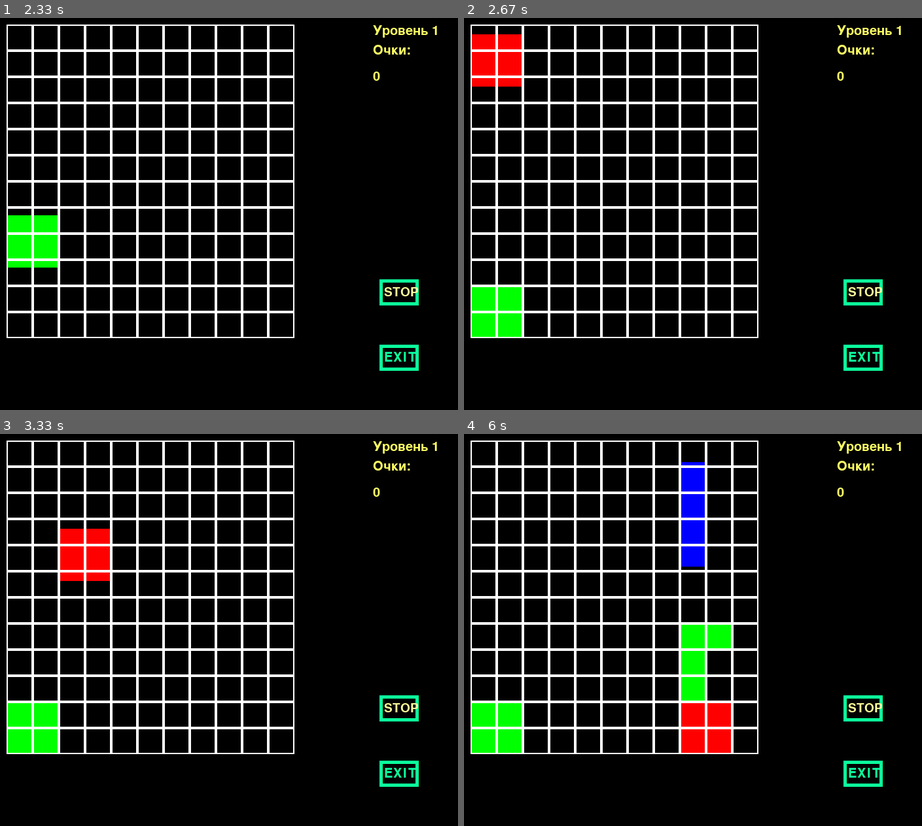
Above: before the commit, frames 1-4 (two rows, left to right).
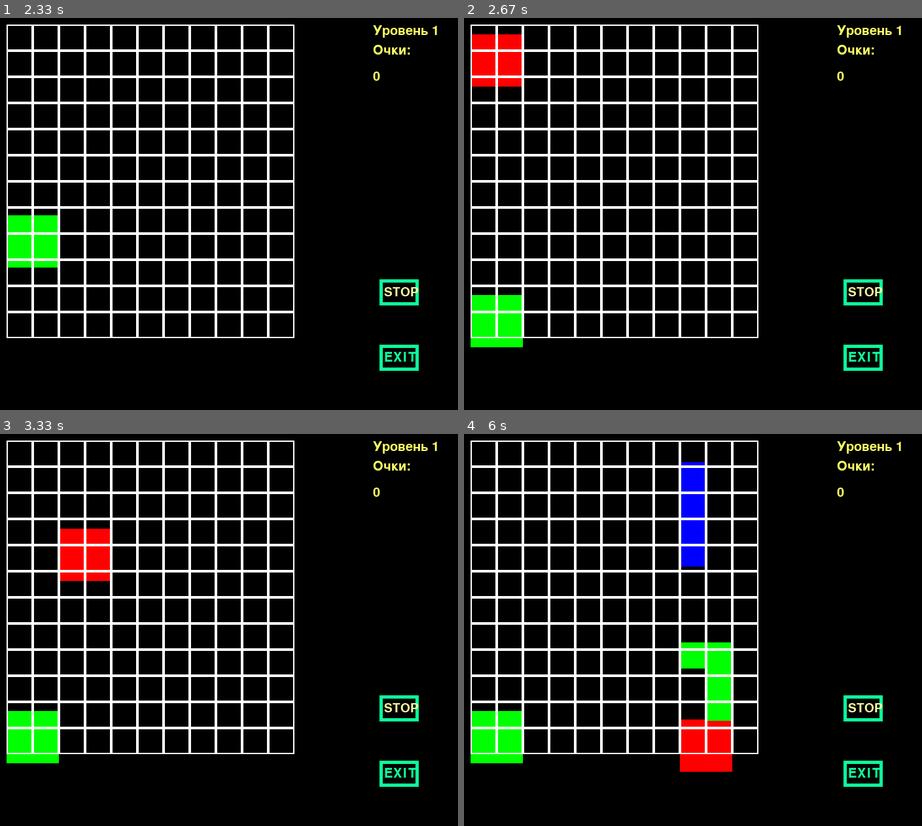
Above: after the commit, the same moments.

Repository: Natasha-rare/Pygame_project
Game: pygame game, started from Проект.py
Same seed, same stepped clock (60 frames per second), same inputs: the game is played once before the commit and once after it.
Inputs (mouse positions are in pixels of both pictures, inside the frame that each line leads up to):
- Up to frame 1 (2.33 s): hold Right 0.33-0.8 s; click (45, 96) at 0.93 s; hold Right 1.22-1.68 s; hold Left 1.72-2.25 s; hold Down from 2.28 s (still down)
- Up to frame 2 (2.67 s): release Down at 2.58 s
- Up to frame 3 (3.33 s): hold Right from 3.05 s (still down)
- Up to frame 4 (6 s): release Right at 3.68 s; hold Down 3.72-4.08 s; hold Left 4.12-4.58 s; hold Right 4.62-5.08 s; hold Right 5.12-5.58 s; hold Left from 5.62 s (still down)

Frame 1 is identical in both runs. In frame 2, 0.5% of the frame differs, in the area x 1-13%, y 68-84%; in frame 3, 0.5%; in frame 4, 2.9%, in the area x 1-59%, y 48-87%.

Commit message:
Продолжена работа над удалением спрайтов

Diff:
--- a/Проект.py
+++ b/Проект.py
@@ -205,8 +205,9 @@
 
 SQUARE = [[1, 1], [1, 1]]
 TOWER = [[1, 1, 1, 1]]
-L = [[1, 1, 1], [1]]
+L = [[1], [1, 1, 1]]
 FIGURES = [SQUARE, TOWER, L]
+
 
 class Figure(pygame.sprite.Sprite):
     global field
@@ -242,7 +243,7 @@
                 for i in range(c):
                     self.figure.sprites()[i].rect.y += delta
                 self.rect.y += delta
-            else:
+            elif flag == 0:
                 if args[0] == 'R' and self.count == args[1] and self.rect.x <= 330:
                     self.rect.x += 40
                     for i in range(c):
@@ -254,17 +255,29 @@
                 elif args[0] == 'D' and self.count == args[1]:
                     self.check()
                     if self.go:
-                        delta = min(40, 410 - self.rect.y)
+                        delta = min(40, 450 - self.rect.y)
                         for i in range(c):
                             self.figure.sprites()[i].rect.y += delta
                         self.rect.y += delta
+            else:
+                if self.figure.sprites()[-1].rect.y < 449:
+                    delta = min(40, 410 - self.rect.y)
+                    for i in range(c):
+                        self.figure.sprites()[i].rect.y += delta
+                    self.rect.y += delta
+                    self.go = True
             print(self.rect)
 
 
     def check(self):
         print(self.rect.y, self.rect.height)
-        if (self.rect.y + self.rect.height > 489) or len(pygame.sprite.spritecollide(self, figures, False)) > 1:
-            self.go = False
+        try:
+            if (self.rect.y + self.rect.height > 489) or \
+                    len(pygame.sprite.spritecollide(self.figure.sprites()[-1], figures, False)) != 1 or \
+                    len(pygame.sprite.spritecollide(self.figure.sprites()[-2], figures, False)) != 1:
+                self.go = False
+        except IndexError:
+            self.go = True
 
 
 
